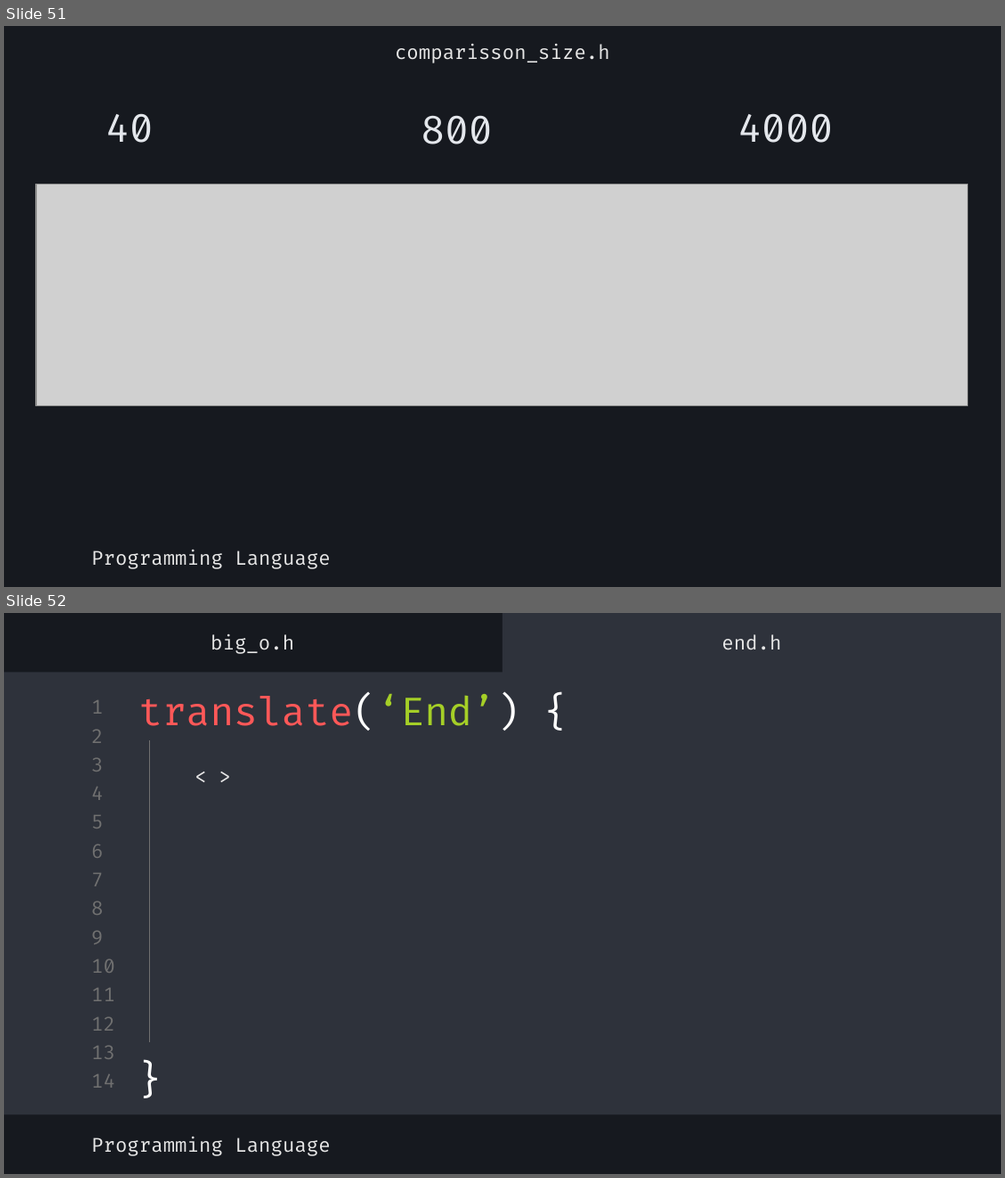
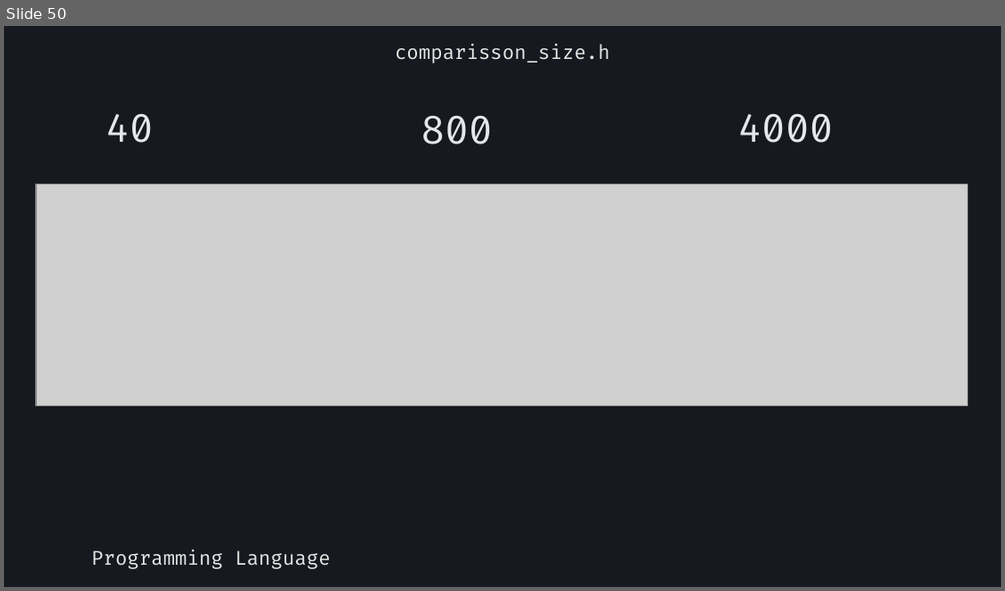
Before and after one commit to calimits/Comparing-algorithms-execution-time, a slide deck: presentation/Programming FPW 2.0.pptx. Shown one above the other, each under a label of ours: slides 51 and 52 before the commit, slide 50 after it. The pictures are 1005x1178 and 1005x591 pixels, drawn with LibreOffice and Linux fonts; fonts in the diff are those of the drawing; grey boxes stand for pictures. Boxes give left, top, right and bottom in pixels: in the first picture for what was removed or moved away, otherwise in the second. Text is boxed around its words. In the diff, an @@ line names an element or a change of style, - is before the commit and + after.

```diff
--- a/presentation/Programming FPW 2.0.pptx
+++ b/presentation/Programming FPW 2.0.pptx
@@ slide 52 removed at box(4, 613, 1001, 1174), background #16191F @@
@@ subtitle removed at box(210, 634, 294, 654) @@
-big_o.h
@@ rectangle removed at box(502, 613, 1001, 682) @@
@@ subtitle removed at box(721, 634, 781, 650) @@
-end.h
@@ rectangle removed at box(4, 672, 1001, 1114) @@
@@ text removed at box(91, 700, 103, 714) @@
-1
@@ title removed at box(138, 694, 519, 730) @@
-translate(‘End’) {
@@ text removed at box(91, 730, 103, 743) @@
-2
@@ line removed from (150, 740) to (150, 1042) @@
@@ text removed at box(91, 758, 103, 771) @@
-3
@@ subtitle removed at box(185, 749, 526, 803) @@
-< >
@@ text removed at box(91, 787, 103, 800) @@
-4
@@ text removed at box(91, 815, 103, 828) @@
-5
@@ text removed at box(91, 844, 103, 858) @@
-6
@@ text removed at box(91, 873, 103, 886) @@
-7
@@ text removed at box(91, 901, 103, 915) @@
-8
@@ text removed at box(91, 931, 103, 944) @@
-9
@@ text removed at box(91, 959, 115, 973) @@
-10
@@ text removed at box(91, 988, 115, 1001) @@
-11
@@ text removed at box(91, 1017, 115, 1030) @@
-12
@@ text removed at box(91, 1046, 115, 1059) @@
-13
@@ text removed at box(122, 1044, 178, 1111) @@
-}
@@ text removed at box(91, 1074, 115, 1087) @@
-14
@@ subtitle removed at box(91, 1136, 330, 1156) @@
-Programming Language
@@ what was slide 51 is now slide 50 @@
```
Also in this commit, not shown: 1 other slide removed.
